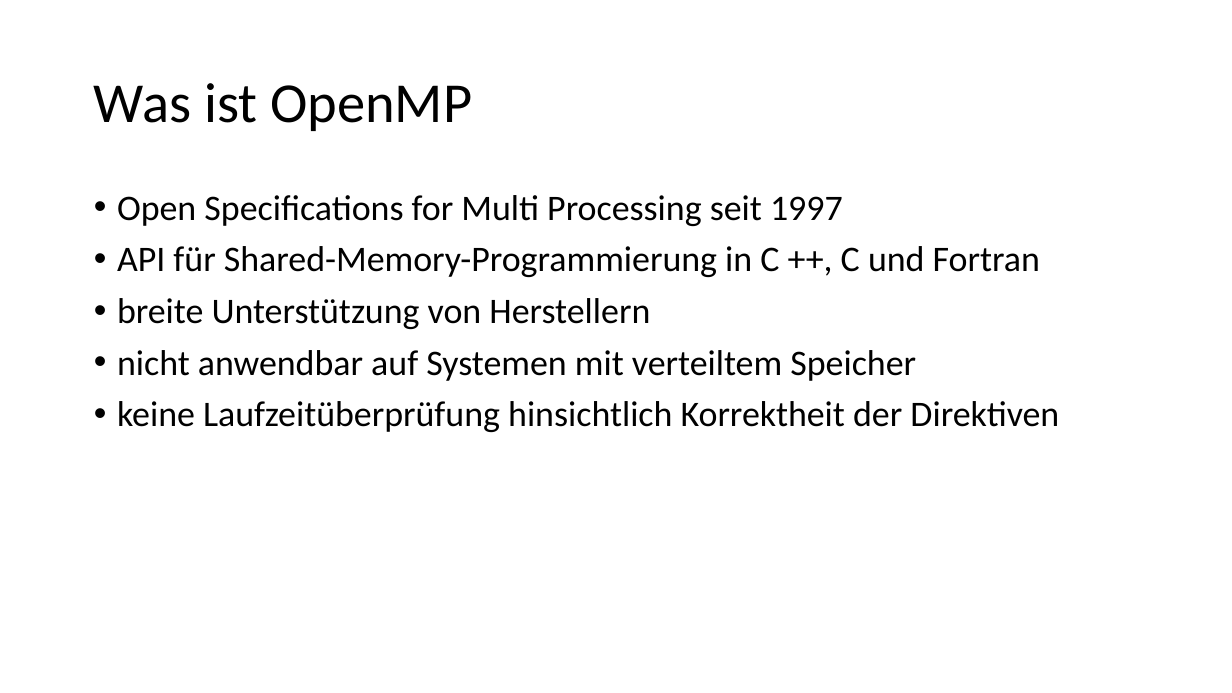
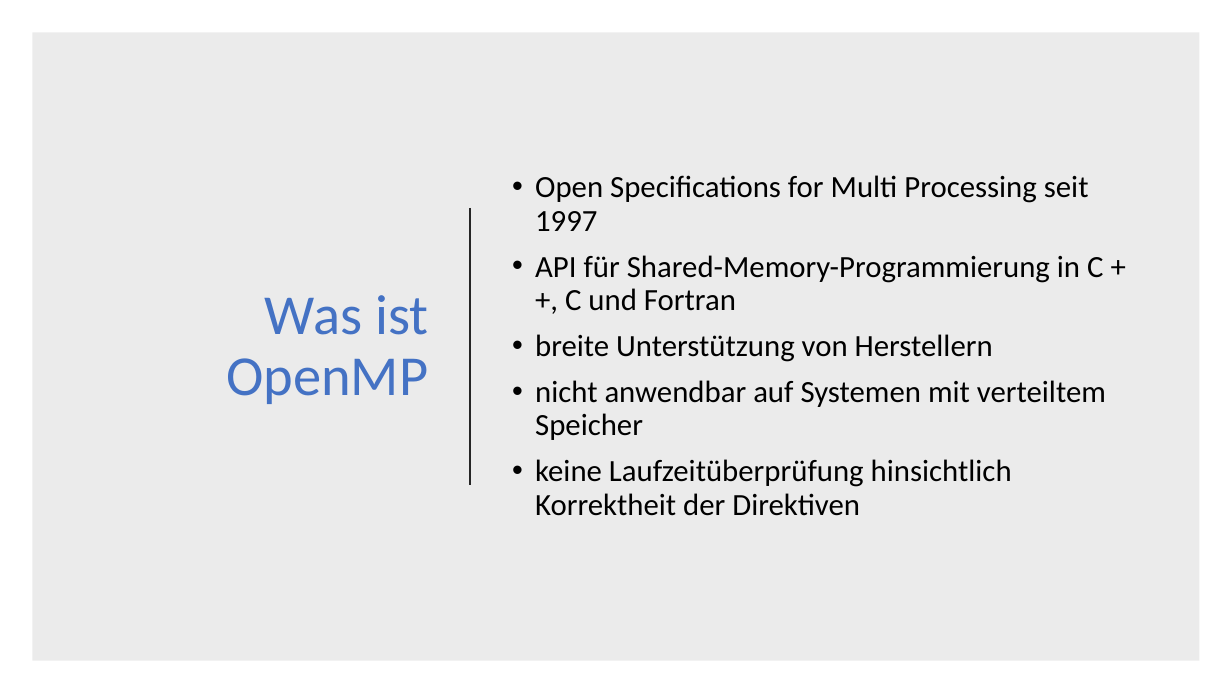
Before and after one commit to dyeske61283/ASE_OpenMP, a slide deck: slide 5 of OpenMP_Folien.pptx (slide 2 before the commit). Drawn at 1232x693 pixels with LibreOffice and Linux fonts; fonts in the diff are those of the drawing. Boxes give left, top, right and bottom in pixels: in the first picture for what was removed or moved away, otherwise in the second. Text is boxed around its words. In the diff, an @@ line names an element or a change of style, - is before the commit and + after.

```diff
--- a/OpenMP_Folien.pptx
+++ b/OpenMP_Folien.pptx
@@ rectangle added at [32,32,1200,661], fill #000000 at 8% opacity @@
@@ title "Was ist OpenMP": place and size @@
-title "Was ist OpenMP" at [94,83,472,131]
+title "Was ist OpenMP" at [226,295,428,404]
@@ title "Was ist OpenMP" at [226,295,428,404]: text colour #000000 to #4472C4; alignment left to right @@
@@ text "Open Specifications for Multi Processing ...": place and size @@
-text "Open Specifications for Multi Processing ..." at [117,195,1059,432]
+text "Open Specifications for Multi Processing ..." at [535,175,1106,516]
@@ text "Open Specifications for Multi Processing ..." at [535,175,1106,516]: size 28 to 24 pt; vertical alignment top to middle @@
@@ line added from (470, 208) to (470, 485), #262626 1.5 pt @@
```
Also in this commit, not shown: 5 other slides changed, 7 slides added, 1 slide removed, 5 other files.
